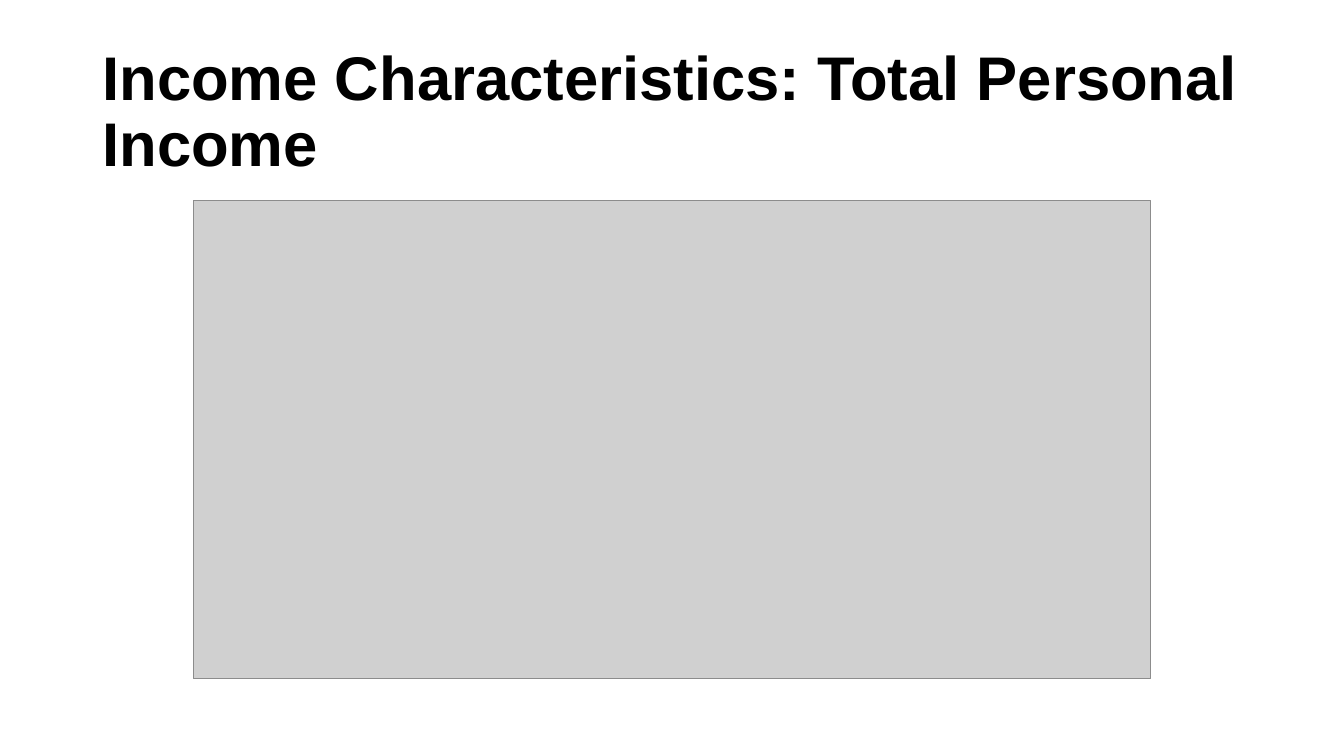
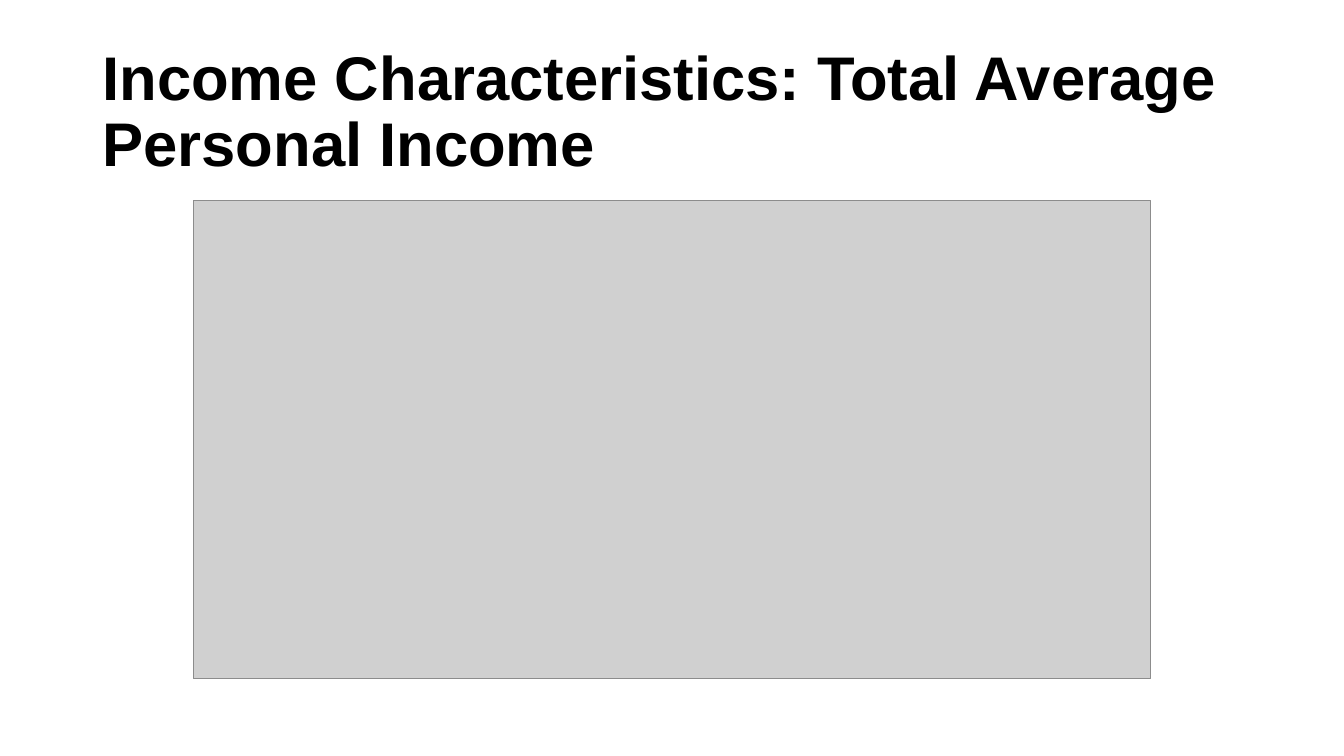
Before and after one commit to ucdiegorubi/oy_census_analysis, a slide deck: slide 12 of create_powerpoint/household_structure_estimates.pptx (slide 11 before the commit). Drawn at 1344x756 pixels with LibreOffice and Linux fonts; fonts in the diff are those of the drawing; grey boxes stand for pictures; background and template pictures are left out. Boxes give left, top, right and bottom in pixels: in the first picture for what was removed or moved away, otherwise in the second. Text is boxed around its words. In the diff, an @@ line names an element or a change of style, - is before the commit and + after.

```diff
--- a/create_powerpoint/household_structure_estimates.pptx
+++ b/create_powerpoint/household_structure_estimates.pptx
@@ title at (102,55,1216,167): text changed @@
-Income Characteristics: Total Personal Income
+Income Characteristics: Total Average Personal Income
```
Also in this commit, not shown: 7 other slides changed, 3 slides added, 2 slides removed, 5 other files.
